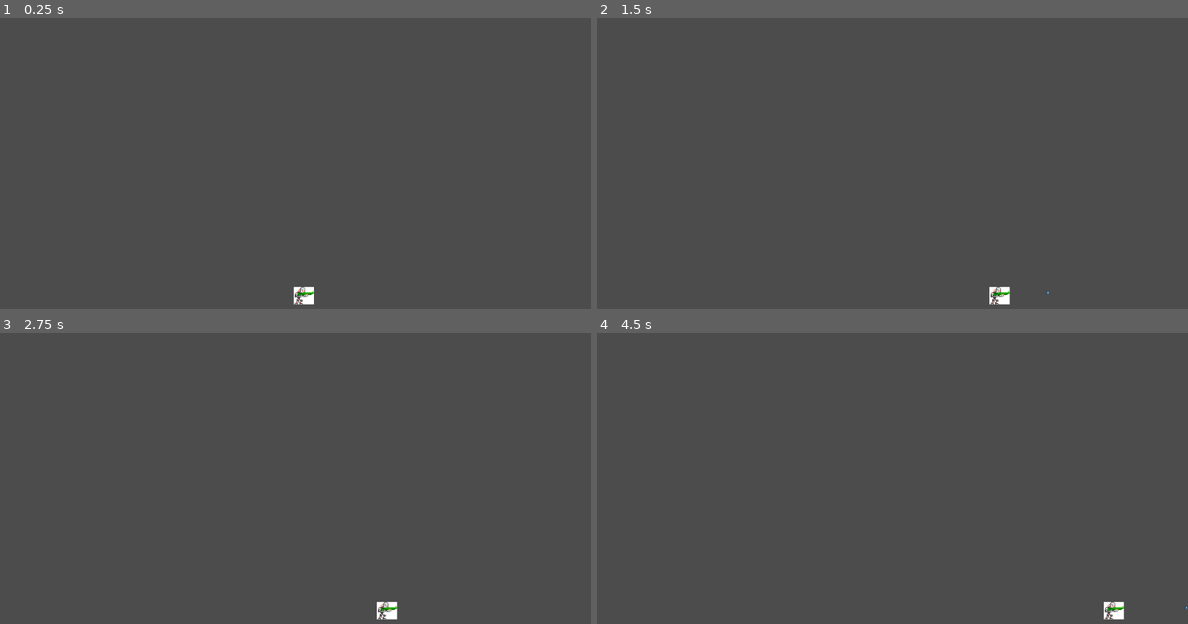
Above: before the commit, frames 1-4 (two rows, left to right).
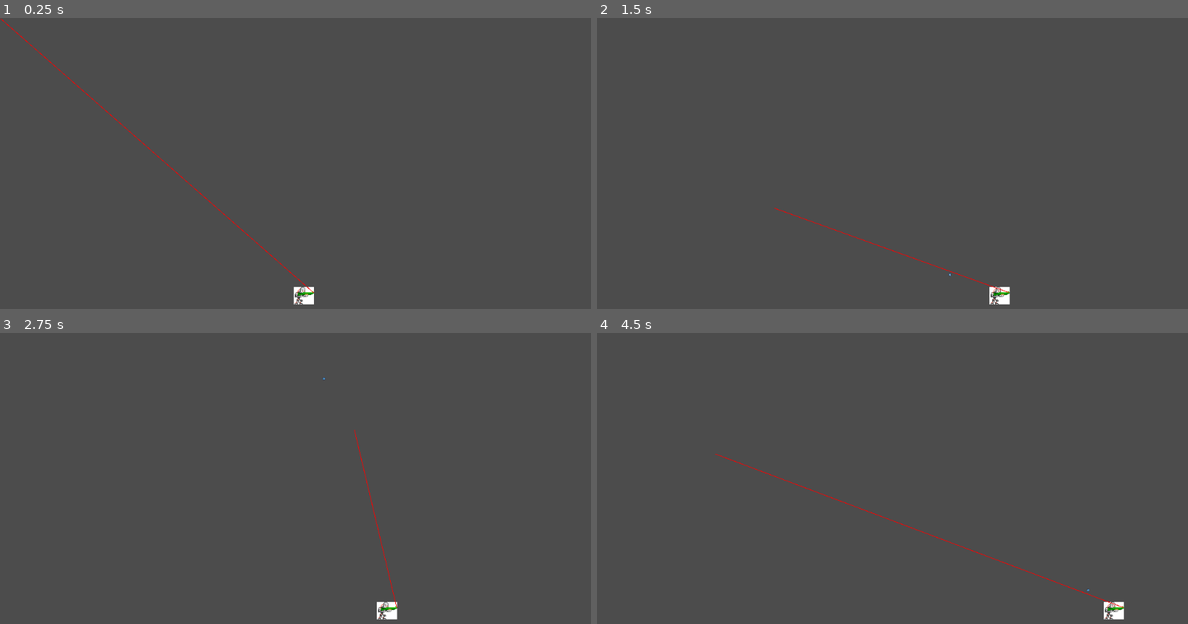
Above: after the commit, the same moments.

Repository: shelsoloa/untitled_robot_shooting_game
Game: Godot game, scene res://scenes/movement_test.tscn
Same seed, same stepped clock (60 frames per second), same inputs: the game is played once before the commit and once after it. The engine's default icon, where the game draws it, is replaced by a stand-in: a white triangle on a blue panel in a dark square.
Inputs (mouse positions are in pixels of both pictures, inside the frame that each line leads up to):
- Up to frame 1 (0.25 s): no input
- Up to frame 2 (1.5 s): tap Enter at 0.5 s; move the mouse to (1022, 172) at 0.52 s; hold Right (ui_right) from 0.53 s (still down); click (1022, 172) at 0.6 s; move the mouse to (774, 207) at 1.27 s; click (774, 207) at 1.35 s
- Up to frame 3 (2.75 s): move the mouse to (354, 429) at 2.02 s; release Right (ui_right) at 2.03 s; hold Left (ui_left) from 2.03 s (still down); click (354, 429) at 2.1 s
- Up to frame 4 (4.5 s): move the mouse to (862, 574) at 2.77 s; release Left (ui_left) at 2.78 s; hold Right (ui_right) 2.78-4.28 s; click (862, 574) at 2.85 s; move the mouse to (1069, 557) at 3.52 s; click (1069, 557) at 3.6 s; move the mouse to (715, 455) at 4.27 s; hold Left (ui_left) from 4.28 s (still down); click (715, 455) at 4.35 s

The runs differ from the first frame. In frame 1, 0.3% of the frame differs, in the area x 0-54%, y 0-95%; in frame 2, 0.2%; in frame 3, 0.1%; in frame 4, 0.3%, in the area x 20-100%, y 41-95%.

Commit message:
Add aiming and gun sight

Diff:
--- a/project/entities/player/player.gd
+++ b/project/entities/player/player.gd
@@ -41,6 +41,10 @@
 	# finalize movement
 	move_and_slide(velocity, FLOOR_NORMAL)
 
+	# Gun updates
+	$Gun/Muzzle.look_at(get_global_mouse_position())
+	update_sight()
+
 	# Shoot
 	if Input.is_action_just_pressed('ui_shoot'):
 		shoot()
@@ -51,4 +55,7 @@
 func shoot():
 	var b = Bullet.instance()
 	owner.add_child(b)
-	b.transform = $GunMuzzle.global_transform
+	b.transform = $Gun/Muzzle.global_transform
+
+func update_sight():
+	$Gun/Sight.set_point_position(1, get_local_mouse_position())
--- a/project/entities/player/player.tscn
+++ b/project/entities/player/player.tscn
@@ -18,5 +18,12 @@
 position = Vector2( 7, 0 )
 texture = ExtResource( 1 )
 
-[node name="GunMuzzle" type="Position2D" parent="."]
-position = Vector2( 24.6144, -4.88508 )
+[node name="Gun" type="Node2D" parent="."]
+
+[node name="Muzzle" type="Position2D" parent="Gun"]
+position = Vector2( 24, -5 )
+
+[node name="Sight" type="Line2D" parent="Gun"]
+points = PoolVector2Array( 24, -5, 24, -5 )
+width = 1.0
+default_color = Color( 1, 0, 0, 1 )
